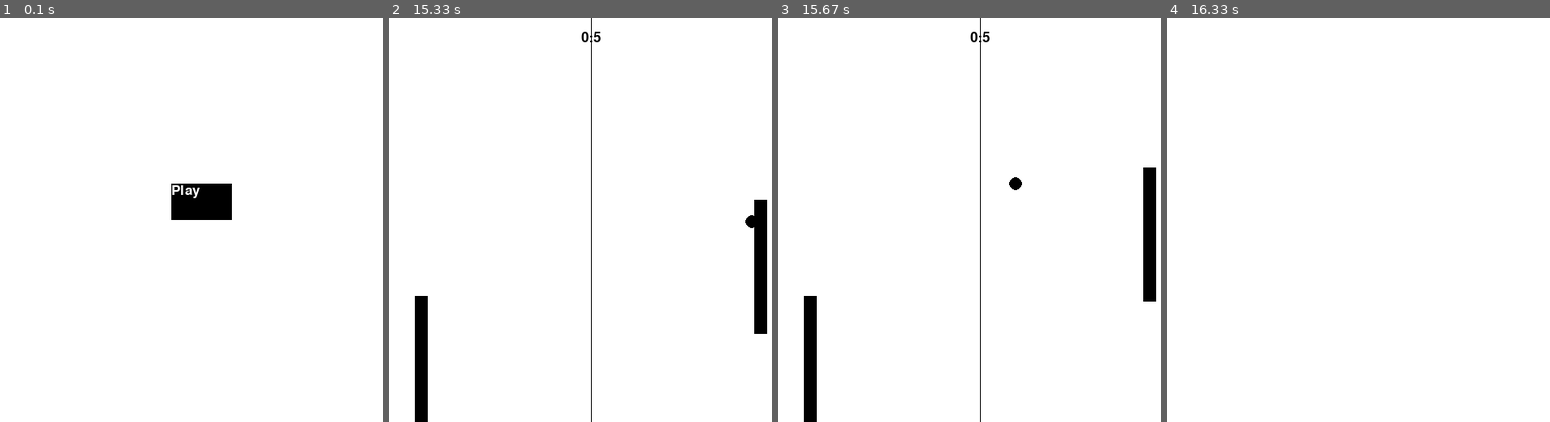
Above: before the commit, frames 1-4 (left to right).
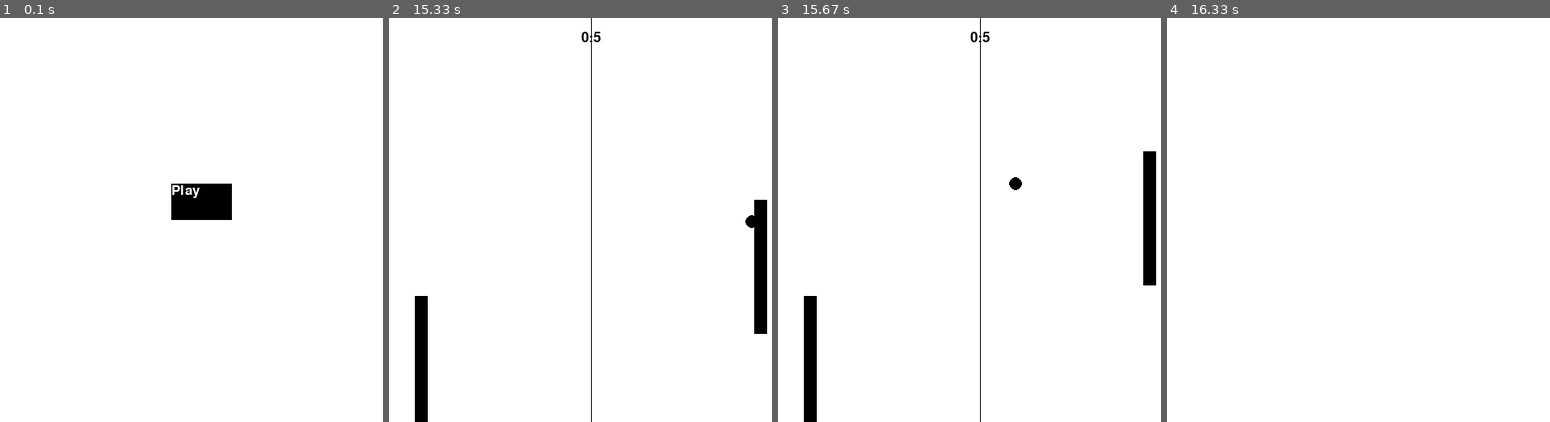
Above: after the commit, the same moments.

Repository: Chazz22/PygameTests
Game: pygame game, started from Pong.py
The game is run twice, just before and just after one commit, with the same random seed, the same clock (stepped at 60 frames per second) and the same inputs.
Inputs:
- Up to frame 1 (0.1 s): no input
- Up to frame 2 (15.33 s): click "Play" at 0.38 s; click "1 Player" at 0.72 s; tap W at 1, 2.67 s; tap S at 1.33, 5.5, 7.4, 7.7, 10.62, 11.68, 12.4, 12.7, 12.98, 14.05 s; hold S 4-4.47 s; hold Up 4-4.47 s; hold Down 10.47-10.83 s; hold Up 10.87-11.17 s; hold W 10.87-11.17 s; hold Down 11.2-11.5 s; hold S 11.2-11.5 s; hold Up 11.53-11.9 s; hold W 11.53-11.9 s; hold Up 12.83-13.13 s; hold W 12.83-13.13 s; hold Up 13.5-13.87 s; hold W 13.5-13.87 s; hold Down 13.9-14.27 s; hold S 13.9-14.27 s; hold Up 14.3-14.6 s; hold W 14.3-14.6 s; hold Down 14.63-14.93 s; hold S 14.63-14.93 s
- Up to frame 3 (15.67 s): no input
- Up to frame 4 (16.33 s): hold Up 15.77-16.07 s; hold W 15.77-16.07 s; hold Down from 16.1 s (still down); hold S from 16.1 s (still down); tap S at 16.25 s

Frames 1-2 are identical in both runs. In frame 3, 0.3% of the frame differs, in the area x 95-99%, y 33-71%; in frame 4, nothing differs.

Commit message:
Changes to Pong

Diff:
--- a/Pong.py
+++ b/Pong.py
@@ -95,7 +95,7 @@
         mouse_x = pygame.mouse.get_pos()[0]
         mouse_y = pygame.mouse.get_pos()[1]
         for button in self.buttons:
-            if button.x < mouse_x < button.x + button_width and button.y < mouse_y < button.y + button_height:
+            if button.x <= mouse_x <= button.x + button_width and button.y <= mouse_y <= button.y + button_height:
                 button.is_highlighted = True
             else:
                 button.is_highlighted = False
@@ -278,54 +278,54 @@
 
             # Calculate AI
             if self.player1.is_bot:
-                if self.player1.y + paddle_height < self.ball.y:
+                if self.player1.y + paddle_height <= self.ball.y:
                     self.player1.angle = math.pi / 2
-                elif self.player1.y > self.ball.y:
+                elif self.player1.y >= self.ball.y:
                     self.player1.angle = -math.pi / 2
             if self.player2.is_bot:
-                if self.player2.y + paddle_height < self.ball.y:
+                if self.player2.y + paddle_height <= self.ball.y:
                     self.player2.angle = math.pi / 2
-                elif self.player2.y > self.ball.y:
+                elif self.player2.y >= self.ball.y:
                     self.player2.angle = -math.pi / 2
 
             # Paddle collision with y bounds
-            if self.player2.y < 0:
+            if self.player2.y <= 0:
                 self.player2.y = 0
-            elif self.player2.y > (display_size - paddle_height):
+            elif self.player2.y >= (display_size - paddle_height):
                 self.player2.y = display_size - paddle_height
 
-            if self.player1.y < 0:
+            if self.player1.y <= 0:
                 self.player1.y = 0
-            elif self.player1.y > (display_size - paddle_height):
+            elif self.player1.y >= (display_size - paddle_height):
                 self.player1.y = display_size - paddle_height
 
             # Ball collision with wall bounds
-            if self.ball.x < ball_size:
+            if self.ball.x <= ball_size:
                 self.reset()
                 self.player2.score += 1
                 self.pongblip2.play()
                 time.sleep(0.5)
-            elif self.ball.x > display_size - ball_size:
+            elif self.ball.x >= display_size - ball_size:
                 self.reset()
                 self.player1.score += 1
                 self.pongblip2.play()
                 time.sleep(0.5)
-            if self.ball.y < ball_size:
+            if self.ball.y <= ball_size:
                 self.ball.angle = -self.ball.angle
                 self.ball.y = 2 * ball_size - self.ball.y
                 self.pongblip2.play()
-            elif self.ball.y > display_size - ball_size:
+            elif self.ball.y >= display_size - ball_size:
                 self.ball.angle = -self.ball.angle
                 self.ball.y = 2 * (display_size - ball_size) - self.ball.y
                 self.pongblip2.play()
 
             # Ball collision with paddles
             # For x coords, must use math.pi - angle to shift for cos
-            if self.player1.x < self.ball.x < self.player1.x + ball_size and self.player1.y < self.ball.y < self.player1.y + paddle_height:
+            if self.player1.x <= self.ball.x <= self.player1.x + ball_size and self.player1.y <= self.ball.y <= self.player1.y + paddle_height:
                 self.ball.angle = math.pi - self.ball.angle - (self.player1.angle / 10)
                 self.ball.x = 2 * (self.player1.x + ball_size) - self.ball.x
                 self.pongblip.play()
-            if self.player2.x < self.ball.x < self.player2.x + ball_size and self.player2.y < self.ball.y < self.player2.y + paddle_height:
+            if self.player2.x <= self.ball.x <= self.player2.x + ball_size and self.player2.y <= self.ball.y <= self.player2.y + paddle_height:
                 self.ball.angle = math.pi - self.ball.angle - (self.player2.angle / 10)
                 self.ball.x = 2 * self.player2.x - self.ball.x
                 self.pongblip.play()
